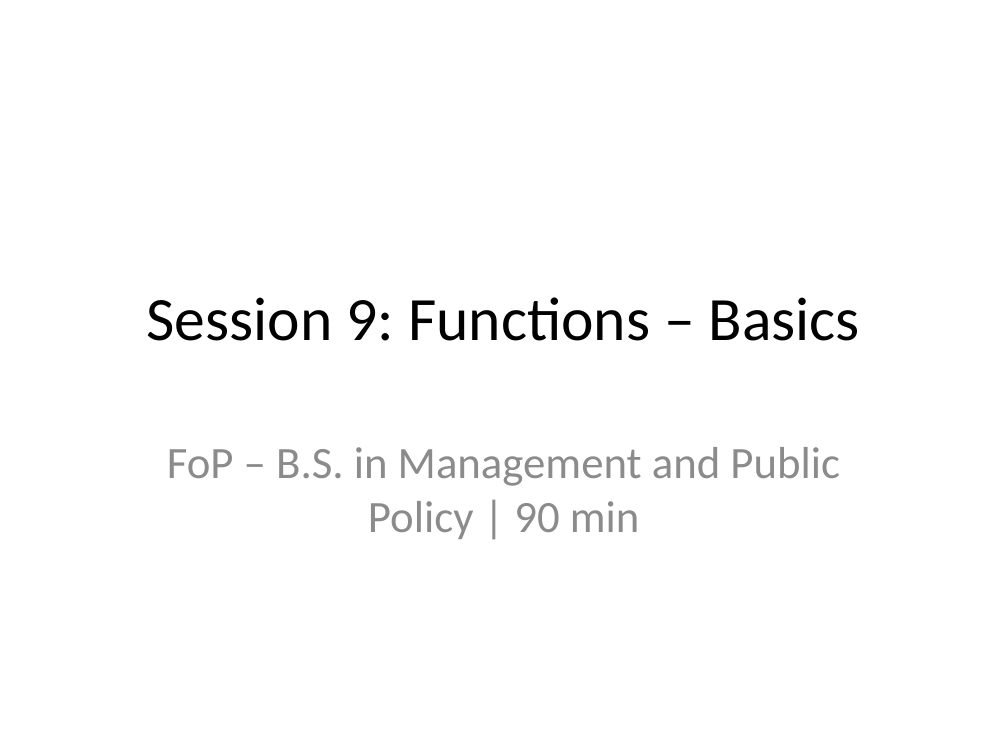
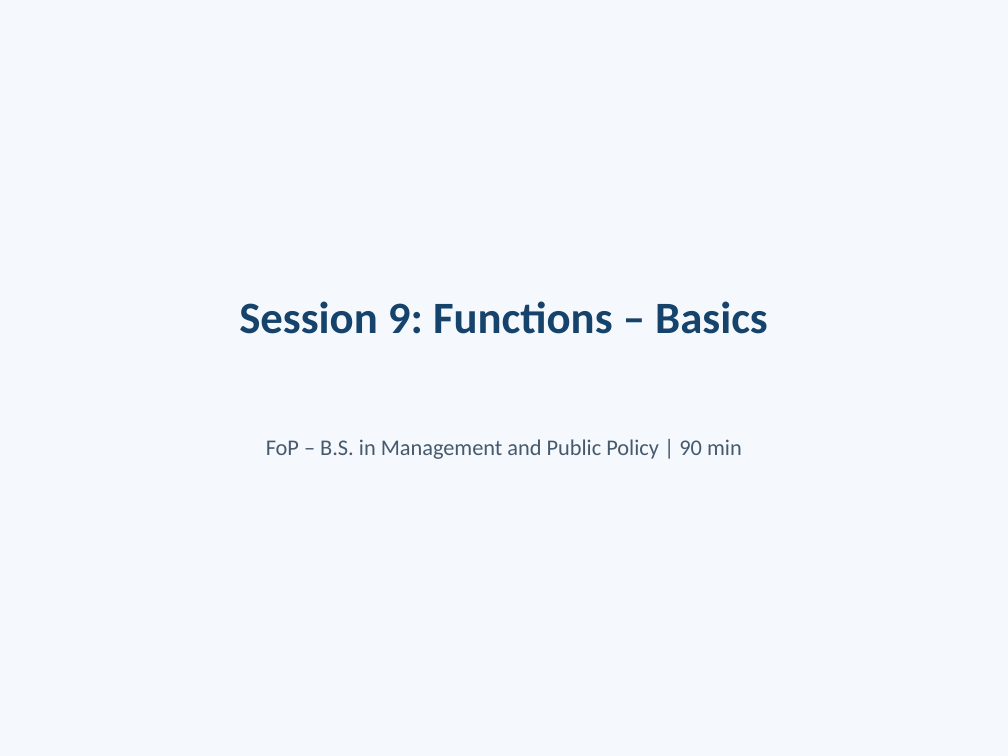
Before and after one commit to liveprasad/FoP_Sessions_8_9, a slide deck: slide 1 of Session9_Functions_Basics.pptx. Drawn at 1008x756 pixels with LibreOffice and Linux fonts; fonts in the diff are those of the drawing. Boxes give left, top, right and bottom in pixels: in the first picture for what was removed or moved away, otherwise in the second. Text is boxed around its words. In the diff, an @@ line names an element or a change of style, - is before the commit and + after.

```diff
--- a/Session9_Functions_Basics.pptx
+++ b/Session9_Functions_Basics.pptx
@@ background #FFFFFF to #F5F8FC @@
@@ title "Session 9: Functions – Basics" at (239, 301, 768, 334): size 44 to 32 pt, text colour #000000 to #15436C, bold on; more space between paragraphs @@
@@ subtitle "FoP – B.S. in Management ..." at (266, 439, 742, 459): size 32 to 16 pt, text colour #8C8C8C to #465A6E; more space between paragraphs @@
```
Also in this commit, not shown: 9 other slides changed, 2 other files.
